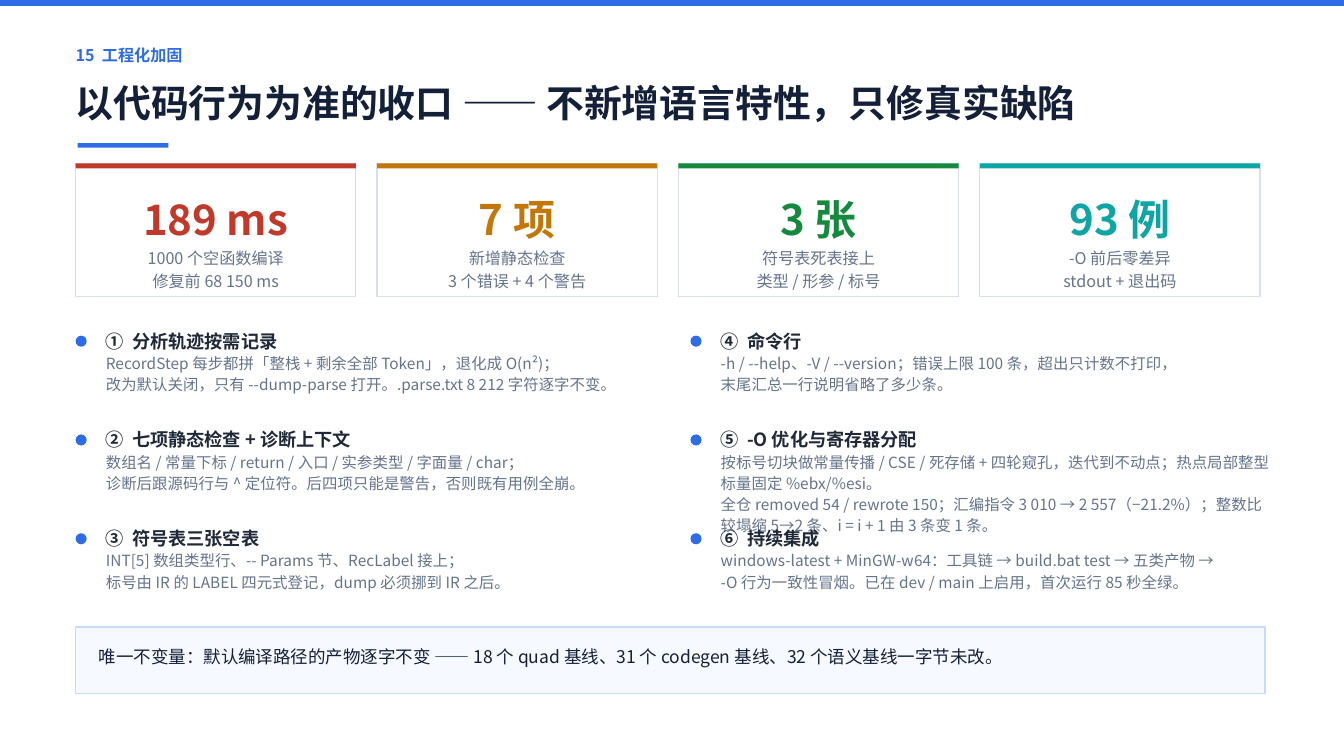
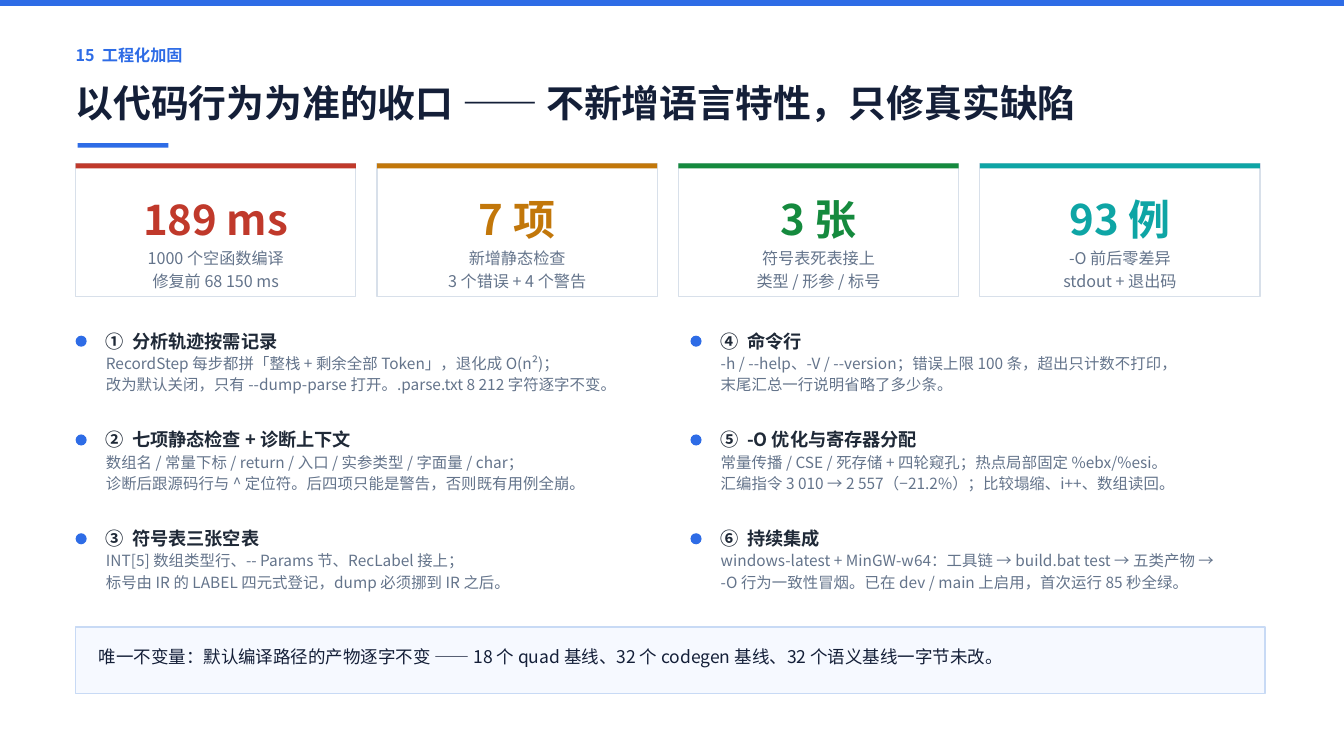
Before and after one commit to 9527-qincheng/MiniCCompiler, a slide deck: slide 16 of docs/MiniC编译器_答辩演示.pptx. Drawn at 1344x756 pixels with LibreOffice and Linux fonts; fonts in the diff are those of the drawing. Boxes give left, top, right and bottom in pixels: in the first picture for what was removed or moved away, otherwise in the second. Text is boxed around its words. In the diff, an @@ line names an element or a change of style, - is before the commit and + after.

Commit message:
perf(codegen): 数组地址复用与写入即读回，循环体每轮再少 4 条
GenIndex 原先每次都要重算地址（leaq 基址 / movl 下标,%ecx / movslq %ecx,%rcx），
而 `a[i] = ...; s = s + a[i];` 这种「写进去马上又读回来」的写法在循环里很常见。

1. 地址复用：紧邻的上一条也是 INDEX、且 (数组, 下标, 元素宽度) 相同、又是写操作时，
   %rax 里的基址与 %rcx 里已左移的下标都还在（写只读 %edx / %xmm0），直接复用。
   读操作会把元素值读进 %eax（覆盖基址），所以读后一律作废。
2. 写入即读回：上一条刚把值写进同一元素，值仍在 %edx（整型 w==4）或 %xmm0（浮点）里，
   下一条读同一元素时直接落槽，省掉 leaq / movl / movslq / movl (%rax,%rcx,4),%eax 四条。

有效性只靠「紧邻」保证：新增 m_bAddrValid / m_szAddrKey 与 m_bStoreValid / m_szStoreKey，
GenQuad 首部遇到非 INDEX 四元式立即清空，不必证明跨指令的寄存器不被改写。
键由 IndexKeyOf(arr, idx, w) 生成，OpKeyOf 比 AccKeyOf 多认常量与标号，
否则 a[0] 与 a[1] 会撞成同一个键。1 字节元素不参与读回（值在 %dl / %al）。

实测：while (i < n) { a[i] = i*4+1; s = s + a[i]; i = i + 1; } 的循环体
由 22 条降到 18 条（-18%）。新增 tests/codegen/array_store_reload.mc（期望输出 22），
build.bat test 11 套全绿（目标代码 32 例）。

说明：30 个既有代码生成用例里没有「写后立刻读同一元素」的写法，
因此这一轮对它们的指令数没有影响 —— 收益集中在真实循环里。

```diff
--- a/docs/MiniC编译器_答辩演示.pptx
+++ b/docs/MiniC编译器_答辩演示.pptx
@@ text at bbox=[721, 455, 1174, 491]: text changed @@
-按标号切块做常量传播 / CSE / 死存储 + 四轮窥孔，迭代到不动点；热点局部整型标量固定 %ebx/%esi。
-全仓 removed 54 / rewrote 150；汇编指令 3 010 → 2 557（−21.2%）；整数比较塌缩 5→2 条、i = i + 1 由 3 条变 1 条。
+常量传播 / CSE / 死存储 + 四轮窥孔；热点局部固定 %ebx/%esi。
+汇编指令 3 010 → 2 557（−21.2%）；比较塌缩、i++、数组读回。
@@ text at bbox=[99, 648, 1002, 668]: text changed @@
-唯一不变量：默认编译路径的产物逐字不变 —— 18 个 quad 基线、31 个 codegen 基线、32 个语义基线一字节未改。
+唯一不变量：默认编译路径的产物逐字不变 —— 18 个 quad 基线、32 个 codegen 基线、32 个语义基线一字节未改。
```
Also in this commit, not shown: 4 other slides changed, 9 other files.
